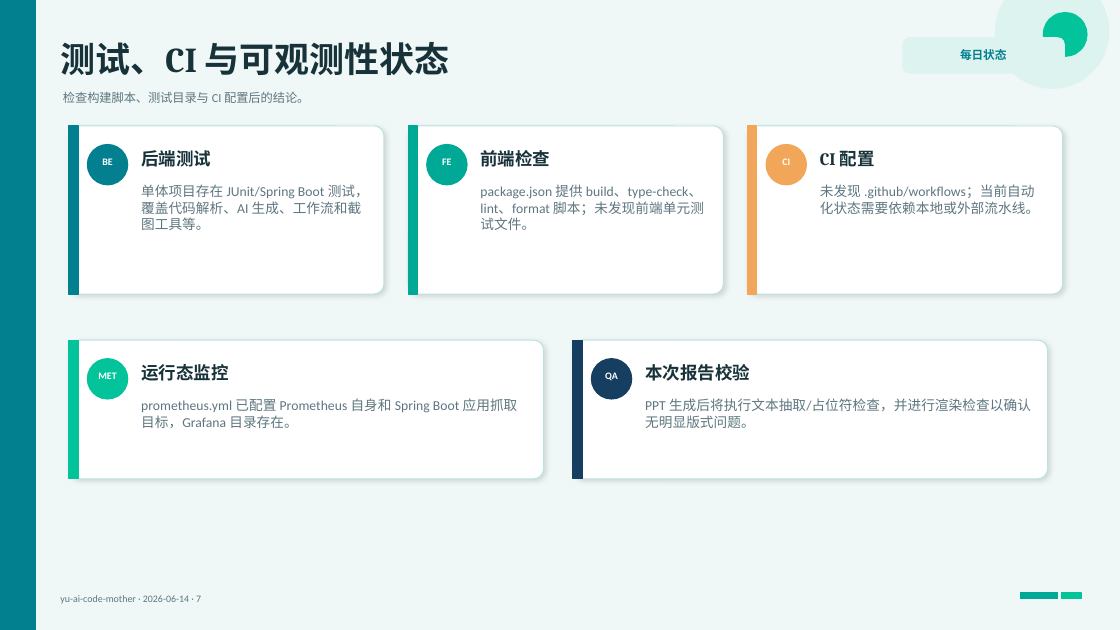
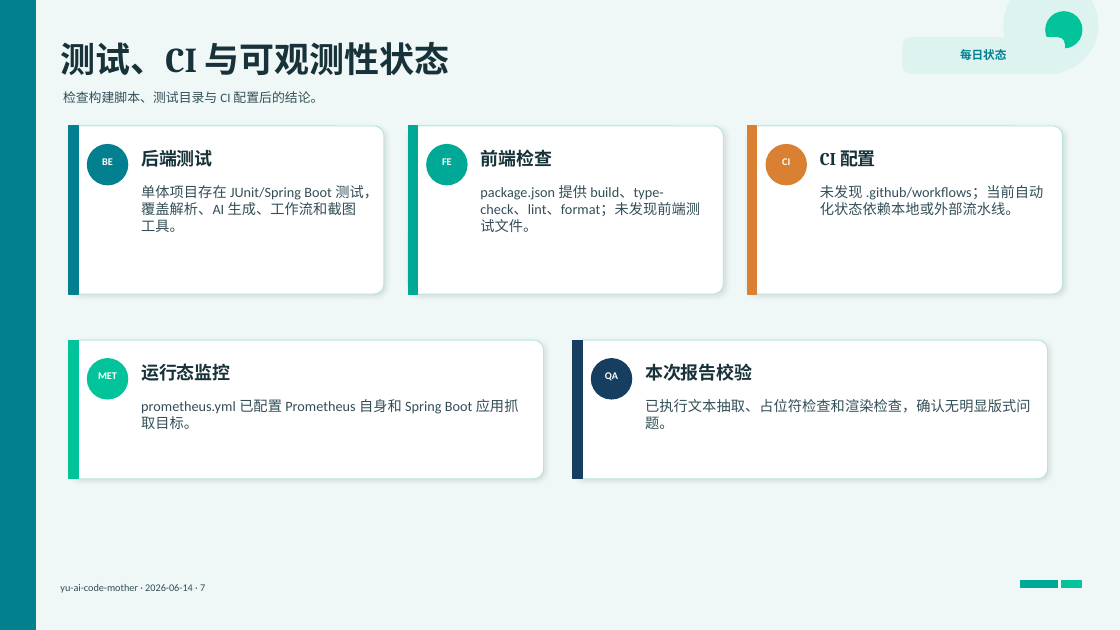
Before and after one commit to liyupi/yu-ai-code-mother, a slide deck: slide 8 of docs/reports/project-status-2026-06-14.pptx. Drawn at 1120x630 pixels with LibreOffice and Linux fonts; fonts in the diff are those of the drawing. Boxes give left, top, right and bottom in pixels: in the first picture for what was removed or moved away, otherwise in the second. Text is boxed around its words. In the diff, an @@ line names an element or a change of style, - is before the commit and + after.

```diff
--- a/docs/reports/project-status-2026-06-14.pptx
+++ b/docs/reports/project-status-2026-06-14.pptx
@@ ellipse: place and size @@
-ellipse at [996,0,1109,88]
+ellipse at [1004,0,1098,72]
@@ ellipse: place and size @@
-ellipse at [1044,13,1087,56]
+ellipse at [1046,12,1082,48]
@@ text "检查构建脚本、测试目录与 CI 配置后的结论。" at [63,91,323,103]: size 10.5 to 11 pt, text colour #5E7680 to #334E57 @@
@@ rectangle at [748,126,757,294]: fill #F2A65A to #D98032; outline #F2A65A 1 pt to #D98032 1 pt @@
@@ ellipse at [766,145,807,185]: fill #F2A65A to #D98032; outline #F2A65A 1 pt to #D98032 1 pt @@
@@ text at [141,185,378,232]: text changed; size 11.7 to 12.2 pt; text colour #5E7680 to #334E57 @@
-单体项目存在 JUnit/Spring Boot 测试，覆盖代码解析、AI 生成、工作流和截图工具等。
+单体项目存在 JUnit/Spring Boot 测试，覆盖解析、AI 生成、工作流和截图工具。
@@ text at [480,185,700,232]: text changed; size 11.7 to 12.2 pt; text colour #5E7680 to #334E57 @@
-package.json 提供 build、type-check、lint、format 脚本；未发现前端单元测试文件。
+package.json 提供 build、type-check、lint、format；未发现前端测试文件。
@@ text at [820,185,1044,215]: text changed; size 11.7 to 12.2 pt; text colour #5E7680 to #334E57 @@
-未发现 .github/workflows；当前自动化状态需要依赖本地或外部流水线。
+未发现 .github/workflows；当前自动化状态依赖本地或外部流水线。
@@ shadow changed in 5 elements at [69,126,384,294], [408,126,723,294], [748,126,1063,294], [69,340,544,479], [573,340,1048,479] @@
@@ size 15 to 15.4 pt in 5 elements at [141,150,213,167], [480,150,552,167], [820,147,876,171], [141,363,231,381], [645,363,753,381] @@
@@ size 8.5 to 8.8 pt in 3 elements at [442,158,452,165], [782,158,790,165], [98,372,117,379] @@
@@ text at [141,399,519,429]: text changed; size 11.7 to 12.2 pt; text colour #5E7680 to #334E57 @@
-prometheus.yml 已配置 Prometheus 自身和 Spring Boot 应用抓取目标，Grafana 目录存在。
+prometheus.yml 已配置 Prometheus 自身和 Spring Boot 应用抓取目标。
@@ text at [645,399,1030,429]: text changed; size 11.7 to 12.2 pt; text colour #5E7680 to #334E57 @@
-PPT 生成后将执行文本抽取/占位符检查，并进行渲染检查以确认无明显版式问题。
+已执行文本抽取、占位符检查和渲染检查，确认无明显版式问题。
@@ text "yu-ai-code-mother · 2026-06-14 · 7" at [60,584,205,593]: size 8.5 to 8.8 pt, text colour #5E7680 to #334E57 @@
@@ 2 rectangles, 1 text: place and size @@
-2 rectangles, 1 text at [60,592,1081,604]
+2 rectangles, 1 text at [60,581,1081,593]
```
Also in this commit, not shown: 11 other slides changed.
